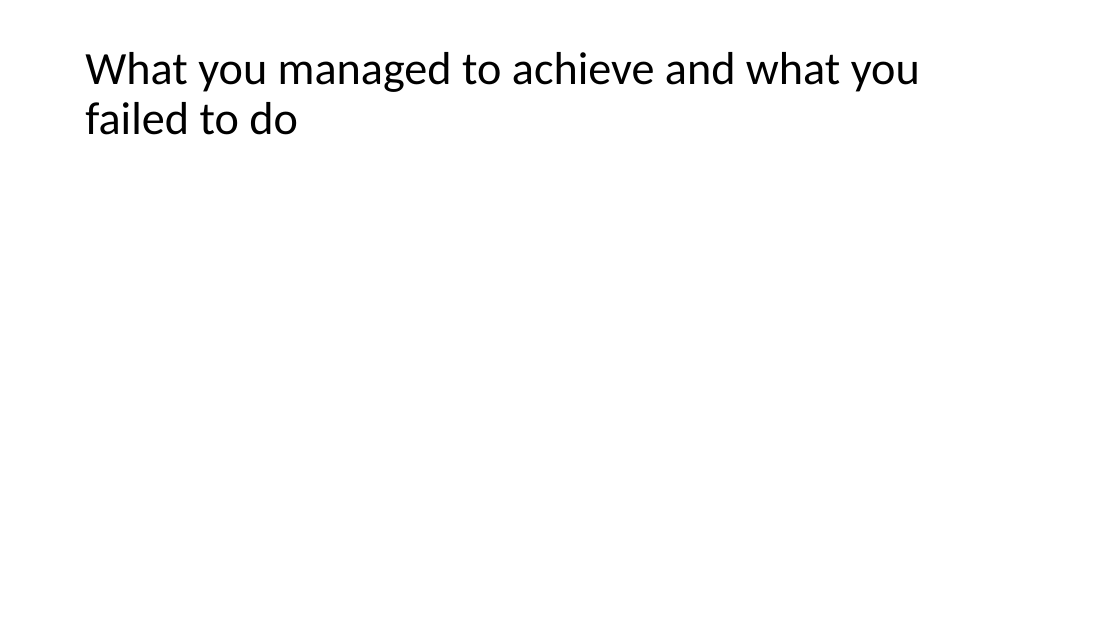
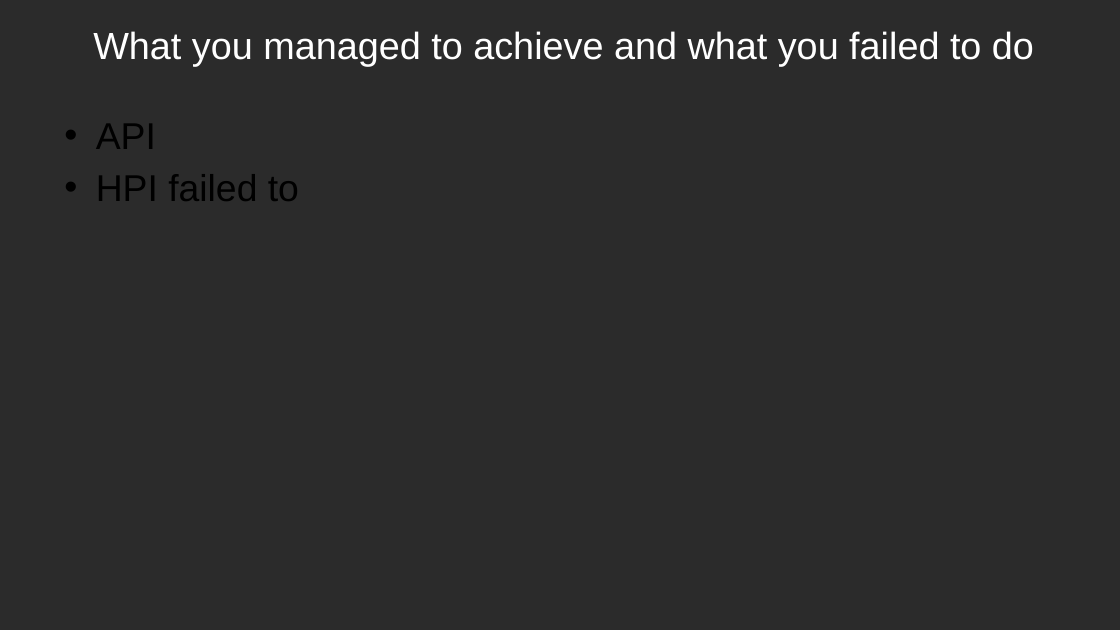
Before and after one commit to ansrali/data422-group-project, a slide deck: slide 9 of Group Project Presentation.pptx (slide 8 before the commit). Drawn at 1120x630 pixels with LibreOffice and Linux fonts; fonts in the diff are those of the drawing; background and template pictures are left out; a plain dark background stands for a picture behind light text. Boxes give left, top, right and bottom in pixels: in the first picture for what was removed or moved away, otherwise in the second. Text is boxed around its words. In the diff, an @@ line names an element or a change of style, - is before the commit and + after.

```diff
--- a/Group Project Presentation.pptx
+++ b/Group Project Presentation.pptx
@@ background #FFFFFF to picture (left out) @@
@@ title "What you managed to achieve ...": place and size @@
-title "What you managed to achieve ..." at (85,52,920,135)
+title "What you managed to achieve ..." at (93,31,1034,66)
@@ title "What you managed to achieve ..." at (93,31,1034,66): size 39.6 to 32.4 pt, font Calibri to Arial, text colour #000000 to #FFFFFF; alignment left to right; line spacing 0.9 to 1 @@
@@ text added at (96,124,299,201), 32 pt, text #000000 @@
+• API
+• HPI failed to
```
Also in this commit, not shown: 10 other slides changed, 2 slides added, 1 slide removed.
